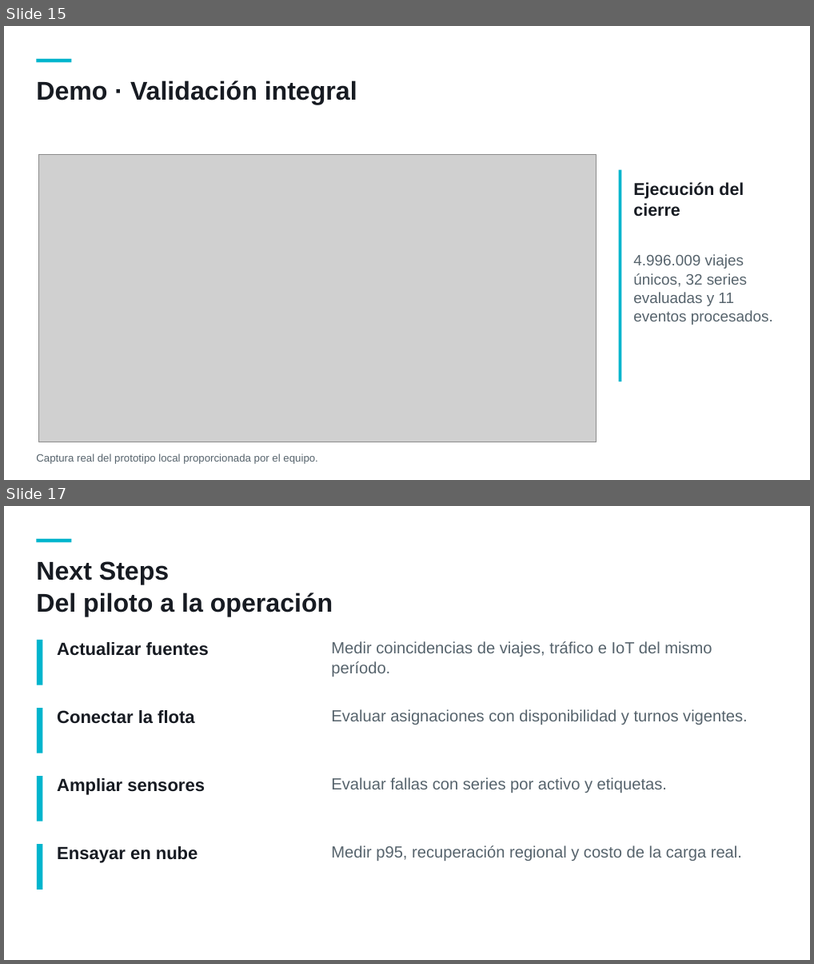
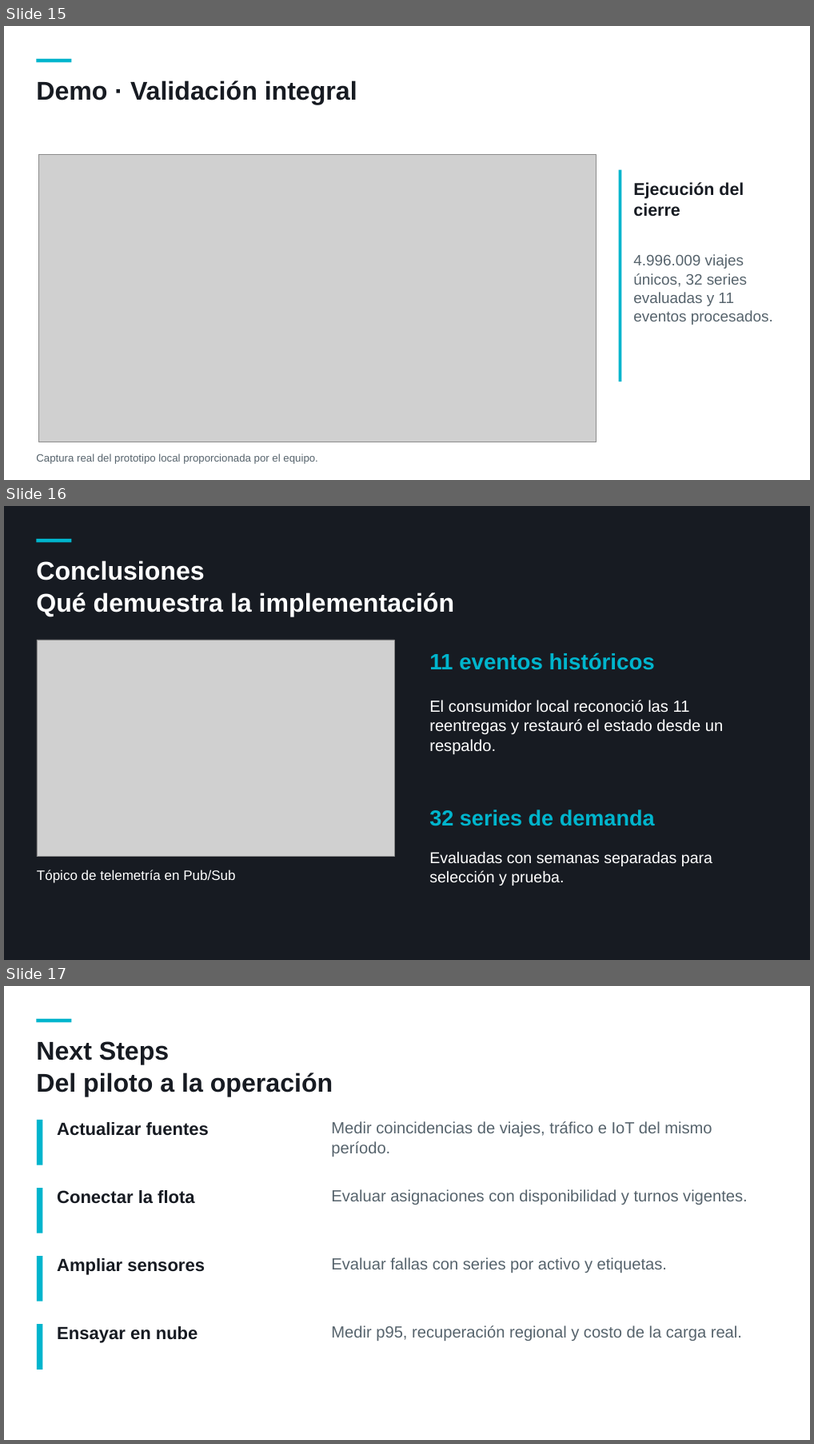
Before and after one commit to AlejandroPinedo/datalandia-lumina-smart-mobility-gcp, a slide deck: P3/entrega/Lumina-P3.pptx. Shown one above the other, each under a label of ours: slides 15 and 17 before the commit, slides 15, 16 and 17 after it; the slides between them are not shown. The pictures are 814x964 and 814x1444 pixels, drawn with LibreOffice and Linux fonts; fonts in the diff are those of the drawing; grey boxes stand for pictures. Boxes give left, top, right and bottom in pixels: in the first picture for what was removed or moved away, otherwise in the second. Text is boxed around its words. In the diff, an @@ line names an element or a change of style, - is before the commit and + after.

```diff
--- a/P3/entrega/Lumina-P3.pptx
+++ b/P3/entrega/Lumina-P3.pptx
@@ slide 16 added at bbox=[4, 506, 810, 960], background #171B22 @@
@@ rectangle added at bbox=[36, 539, 71, 542], fill #00B5CD @@
@@ text added at bbox=[36, 560, 454, 616], 30.6 pt, text #FFFFFF, bold @@
+Conclusiones
+Qué demuestra la implementación
@@ picture added at bbox=[37, 640, 394, 856] @@
@@ text added at bbox=[430, 652, 655, 670], 26.4 pt, text #00B5CD, bold @@
+11 eventos históricos
@@ text added at bbox=[430, 700, 723, 754], 19.2 pt, text #FFFFFF @@
+El consumidor local reconoció las 11
+reentregas y restauró el estado desde un
+respaldo.
@@ text added at bbox=[430, 809, 655, 826], 25.8 pt, text #00B5CD, bold @@
+32 series de demanda
@@ text added at bbox=[430, 852, 713, 885], 18.6 pt, text #FFFFFF @@
+Evaluadas con semanas separadas para
+selección y prueba.
@@ text added at bbox=[37, 869, 235, 883], 16.2 pt, text #FFFFFF @@
+Tópico de telemetría en Pub/Sub
```
Also in this commit, not shown: 3 slides changed, 1 slide removed, 2 other files.
